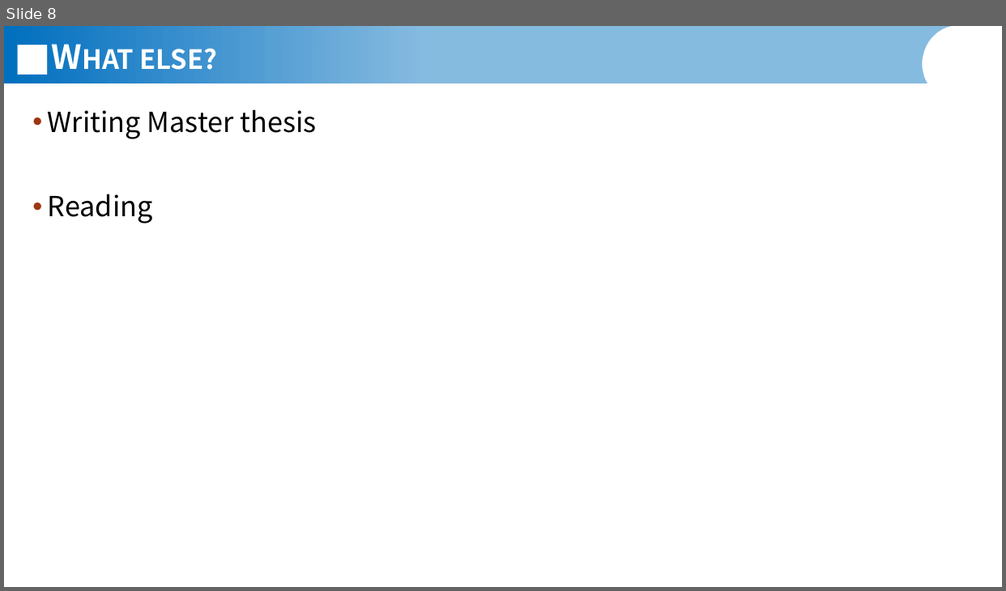
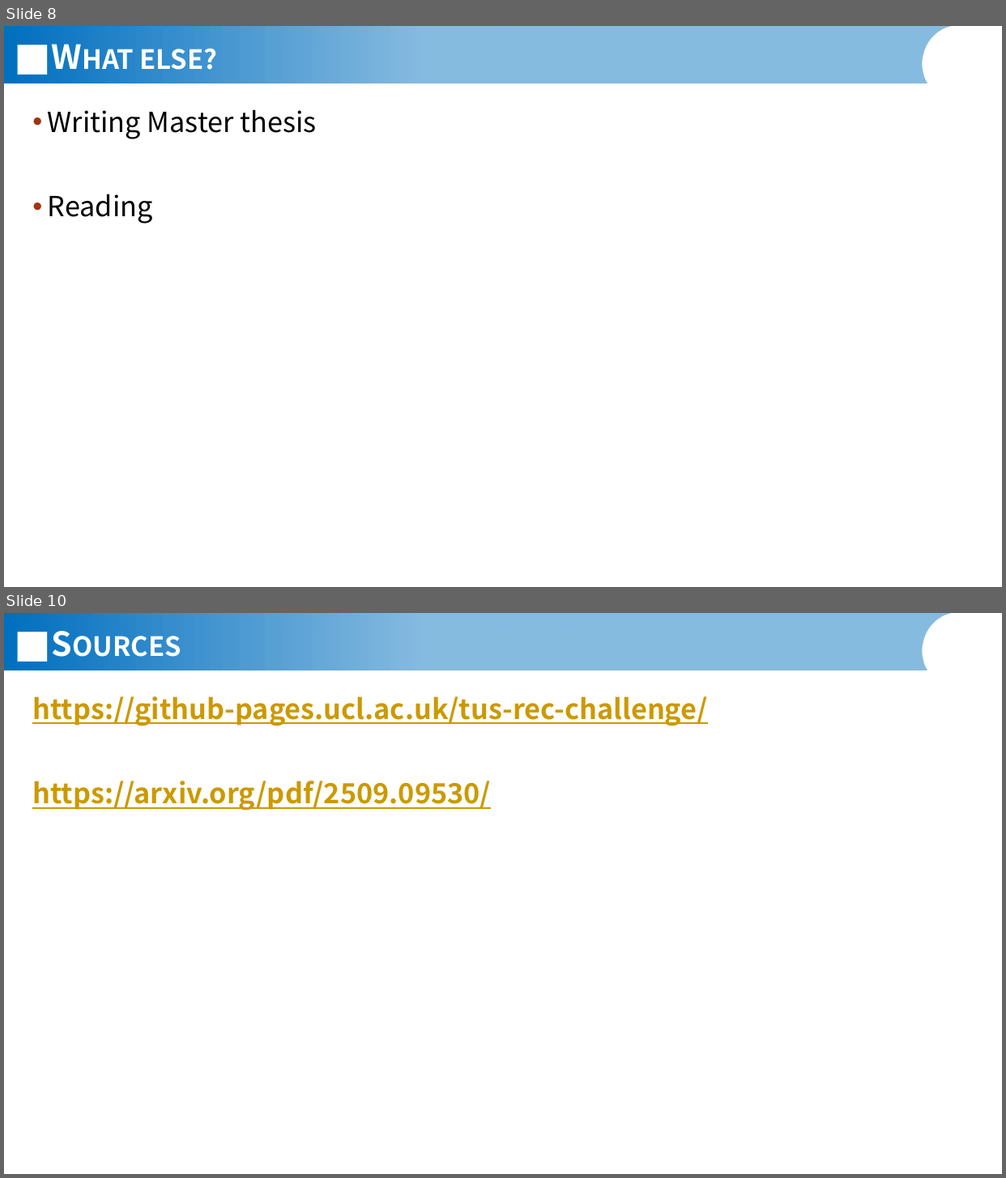
Before and after one commit to JannisIwate/DualTrack, a slide deck: documents/presentations/Jannis_Meyer_Presentation_01_06_2026.pptx. Shown one above the other, each under a label of ours: slide 8 before the commit, slides 8 and 10 after it; the slides between them are not shown. The pictures are 1006x591 and 1006x1178 pixels, drawn with LibreOffice and Linux fonts; fonts in the diff are those of the drawing; background and template pictures are left out. Boxes give left, top, right and bottom in pixels: in the first picture for what was removed or moved away, otherwise in the second. Text is boxed around its words. In the diff, an @@ line names an element or a change of style, - is before the commit and + after.

```diff
--- a/documents/presentations/Jannis_Meyer_Presentation_01_06_2026.pptx
+++ b/documents/presentations/Jannis_Meyer_Presentation_01_06_2026.pptx
@@ slide 10 added at <box>4,613,1002,1174</box>, background #FFFFFF; not listed: 2 template elements that a slide beside it also shows @@
@@ title added at <box>24,615,912,677</box>, 24 pt, text #FFFFFF, bold, small capitals @@
+Sources
@@ text added at <box>32,696,708,811</box>, 20 pt, text #CC9900, bold, underline @@
+https://github-pages.ucl.ac.uk/tus-rec-challenge/
+https://arxiv.org/pdf/2509.09530/
@@ page number added at <box>996,1126,1002,1156</box>, 10.5 pt, text #FFFFFF, bold @@
+10
```
Also in this commit, not shown: 2 slides changed, 1 other slide added.
